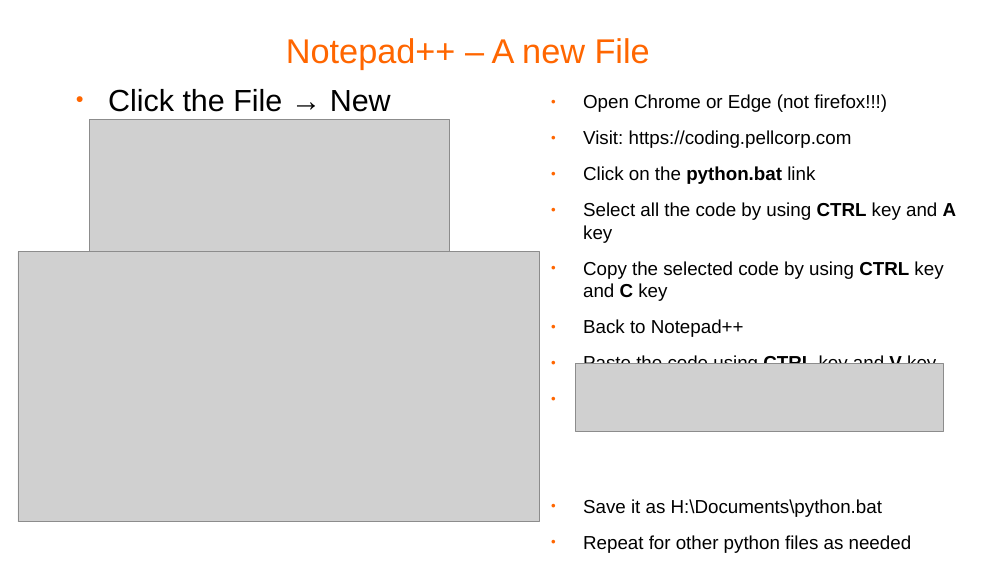
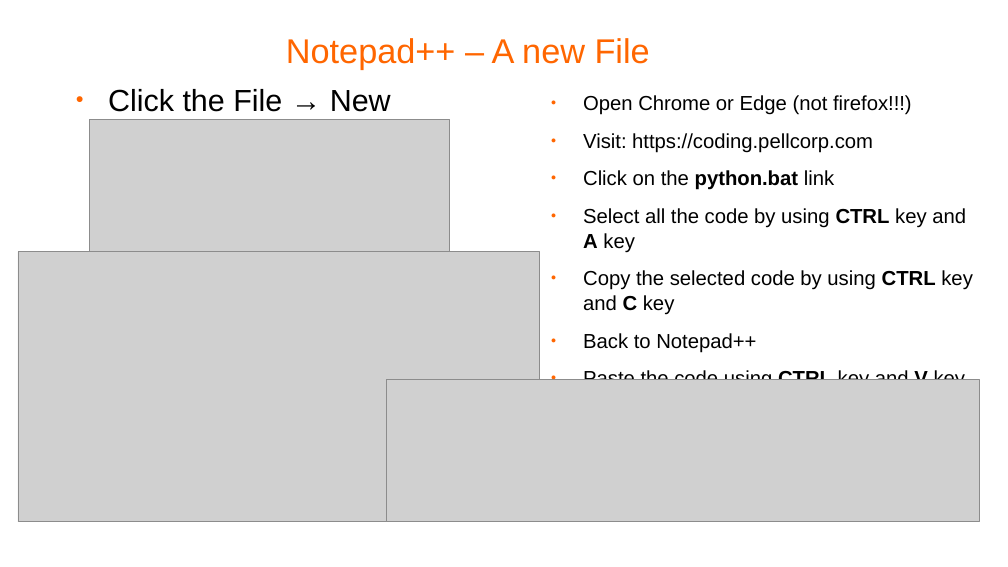
Before and after one commit to pellcorp/coding, a slide deck: slide 8 of docs/python-coding.odp. Drawn at 1008x567 pixels with LibreOffice and Linux fonts; fonts in the diff are those of the drawing; grey boxes stand for pictures; background and template pictures are left out. Boxes give left, top, right and bottom in pixels: in the first picture for what was removed or moved away, otherwise in the second. Text is boxed around its words. In the diff, an @@ line names an element or a change of style, - is before the commit and + after.

```diff
--- a/docs/python-coding.odp
+++ b/docs/python-coding.odp
@@ text "Open Chrome or Edge (not ..." at (583, 95, 973, 380): size 14.8 to 16 pt @@
@@ picture: place and size @@
-picture at (576, 363, 944, 432)
+picture at (387, 380, 980, 522)
@@ text at (583, 499, 912, 553): paragraphs removed @@
-● Click File → Save As
-● Save it as H:\Documents\python.bat
-● Repeat for other python files as needed
```
Also in this commit, not shown: 1 other slide changed, 1 slide added, 11 other files.
